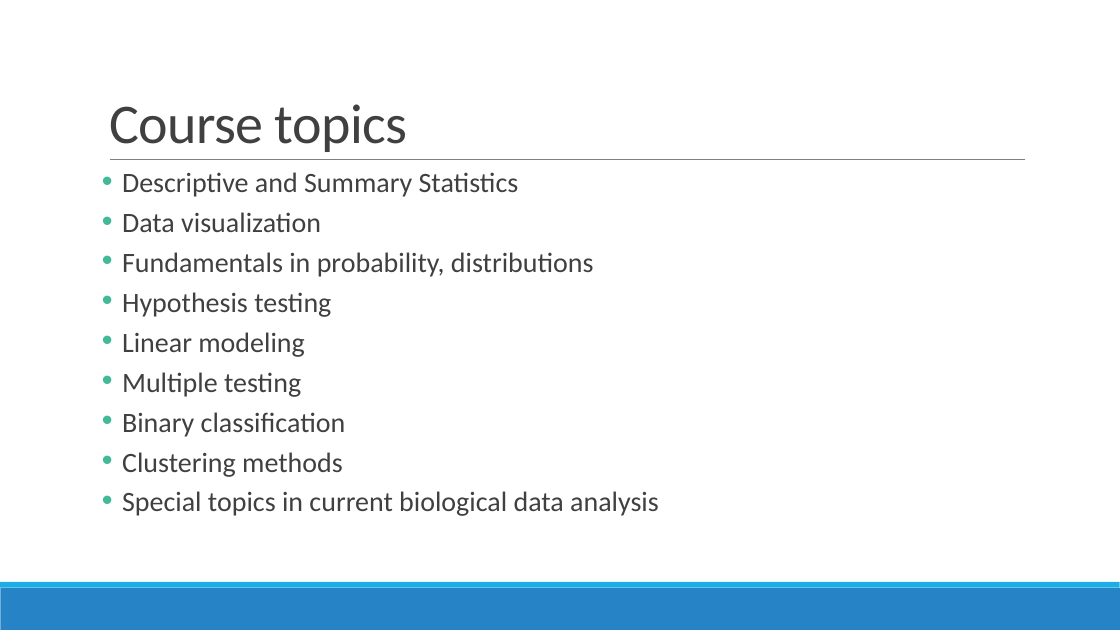
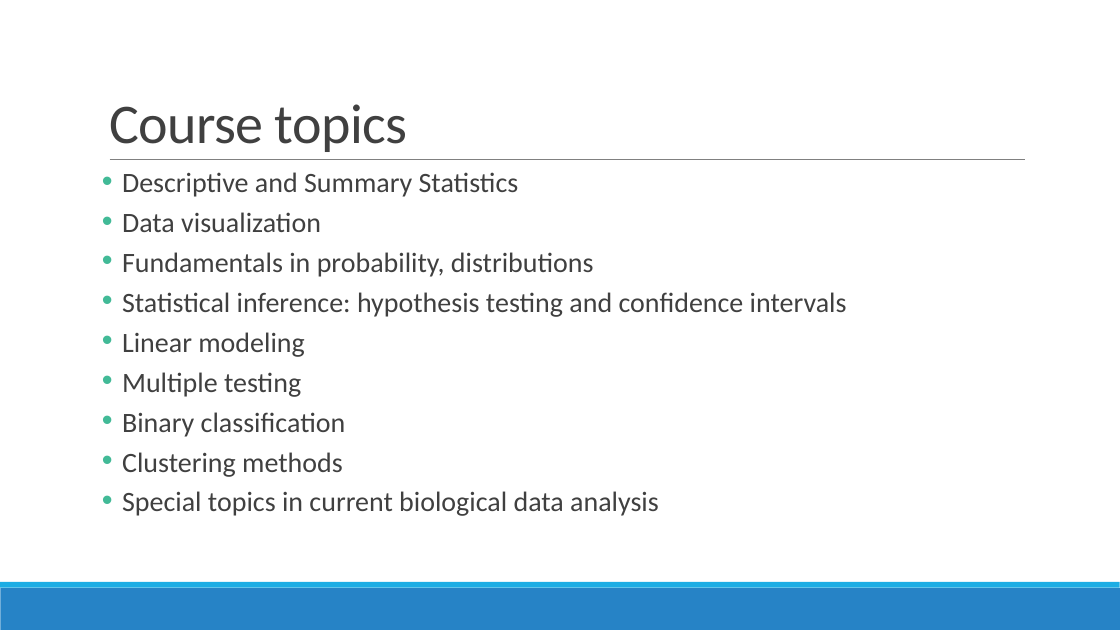
Before and after one commit to sjspielman/bio5312_fall2017, a slide deck: slide 4 of slides/intro.pptx. Drawn at 1120x630 pixels with LibreOffice and Linux fonts; fonts in the diff are those of the drawing. Boxes give left, top, right and bottom in pixels: in the first picture for what was removed or moved away, otherwise in the second. Text is boxed around its words. In the diff, an @@ line names an element or a change of style, - is before the commit and + after.

```diff
--- a/slides/intro.pptx
+++ b/slides/intro.pptx
@@ text at [122,292,847,317]: text changed @@
-• Hypothesis testing
+• Statistical inference: hypothesis testing and confidence intervals
```
Also in this commit, not shown: 6 other slides changed, 14 slides added, 1 slide removed, 7 other files.
